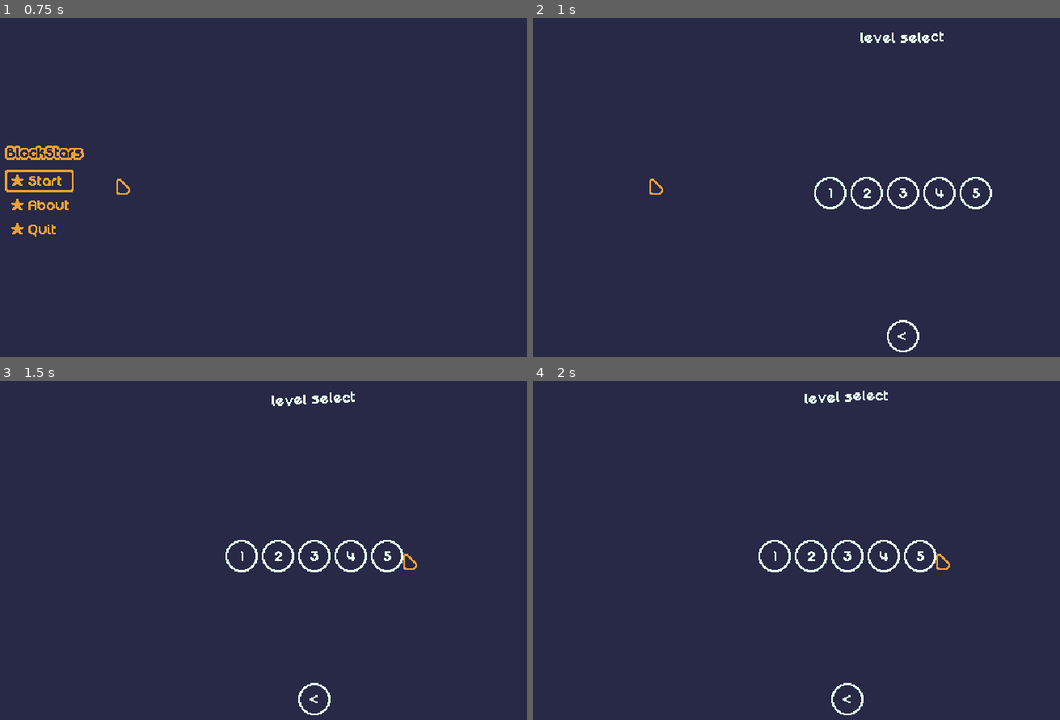
Above: before the commit, frames 1-4 (two rows, left to right).
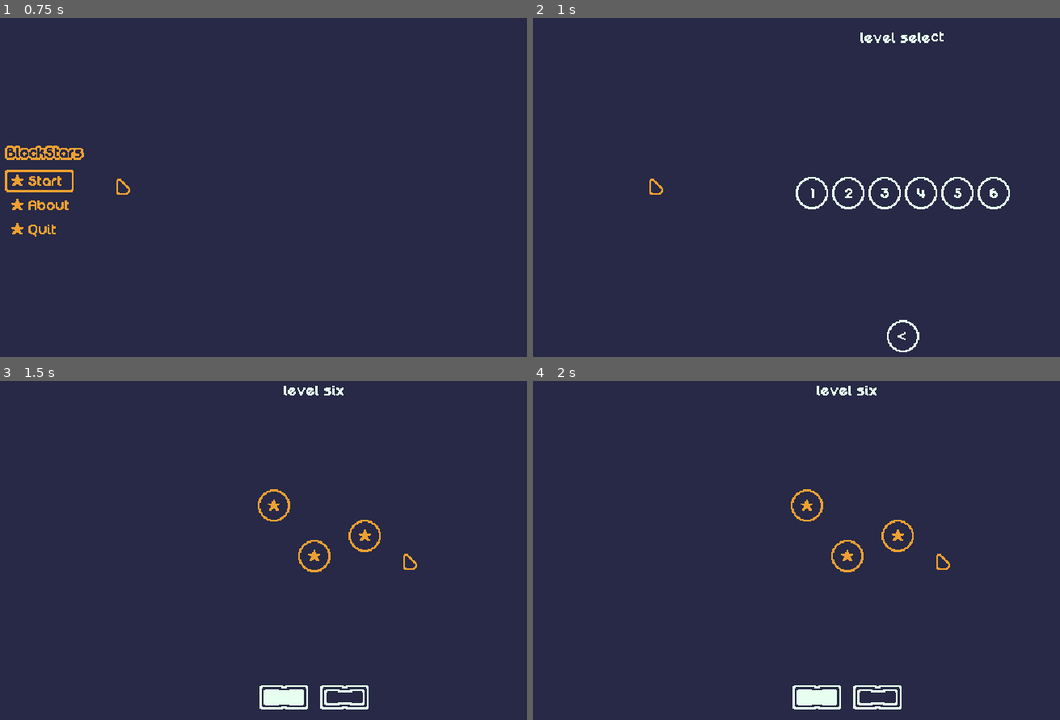
Above: after the commit, the same moments.

Repository: mrbartchak/brackeys-game-jam-2026.1
Game: Godot game, scene res://ui/screens/main_menu.tscn
Two runs of this game, one before a commit and one after it. Both use one fixed random seed, a clock stepped at 60 frames per second and the inputs below.
Inputs (mouse positions are in pixels of both pictures, inside the frame that each line leads up to):
- Up to frame 1 (0.75 s): click (115, 180) at 0.5 s
- Up to frame 2 (1 s): no input
- Up to frame 3 (1.5 s): click (405, 557) at 1.25 s, where only the run after the commit has a clickable "6"
- Up to frame 4 (2 s): no input

Frame 1 is identical in both runs. In frame 2, 1.3% of the frame differs, in the area x 49-91%, y 46-57%; in frame 3, 2.2%, in the area x 42-77%, y 1-99%; in frame 4, 2.2%.

Commit message:
level 6 done

Diff:
--- a/core/game_manager.gd
+++ b/core/game_manager.gd
@@ -5,7 +5,8 @@
 	"level_02": preload("res://levels/level_data/level_02.tres"),
 	"level_03": preload("res://levels/level_data/level_03.tres"),
 	"level_04": preload("res://levels/level_data/level_04.tres"),
-	"level_05": preload("res://levels/level_data/level_05.tres")
+	"level_05": preload("res://levels/level_data/level_05.tres"),
+	"level_06": preload("res://levels/level_data/level_06.tres")
 }
 
 var current_level_data: LevelData
--- /dev/null
+++ b/levels/level_data/level_06.tres
@@ -0,0 +1,26 @@
+[gd_resource type="Resource" script_class="LevelData" load_steps=5 format=3 uid="uid://dcn48y81bq4p"]
+
+[ext_resource type="Script" uid="uid://c4lb5cudd274j" path="res://blocks/block_config.gd" id="1_hvj2w"]
+[ext_resource type="Script" uid="uid://cjyn0y48epuwx" path="res://levels/level_data.gd" id="2_jgt5g"]
+
+[sub_resource type="Resource" id="Resource_0j7bc"]
+script = ExtResource("1_hvj2w")
+block_id = "block_1x2"
+position = Vector2(-30, 0)
+is_filled = true
+is_locked = true
+metadata/_custom_type_script = "uid://c4lb5cudd274j"
+
+[sub_resource type="Resource" id="Resource_0wr1i"]
+script = ExtResource("1_hvj2w")
+block_id = "block_1x2"
+position = Vector2(30, 0)
+metadata/_custom_type_script = "uid://c4lb5cudd274j"
+
+[resource]
+script = ExtResource("2_jgt5g")
+id = "level_06"
+display_name = "level six"
+target_zone_positions = Array[Vector2]([Vector2(320, 180), Vector2(370, 160), Vector2(280, 130)])
+blocks = Array[ExtResource("1_hvj2w")]([SubResource("Resource_0j7bc"), SubResource("Resource_0wr1i")])
+metadata/_custom_type_script = "uid://cjyn0y48epuwx"
--- a/ui/screens/level_select.tscn
+++ b/ui/screens/level_select.tscn
@@ -79,6 +79,11 @@
 level_id = "level_05"
 level_number = "5"
 
+[node name="LevelButton6" parent="HBoxContainer" instance=ExtResource("2_smnxl")]
+layout_mode = 2
+level_id = "level_06"
+level_number = "6"
+
 [node name="Footer" type="CenterContainer" parent="."]
 layout_mode = 1
 anchors_preset = 12
